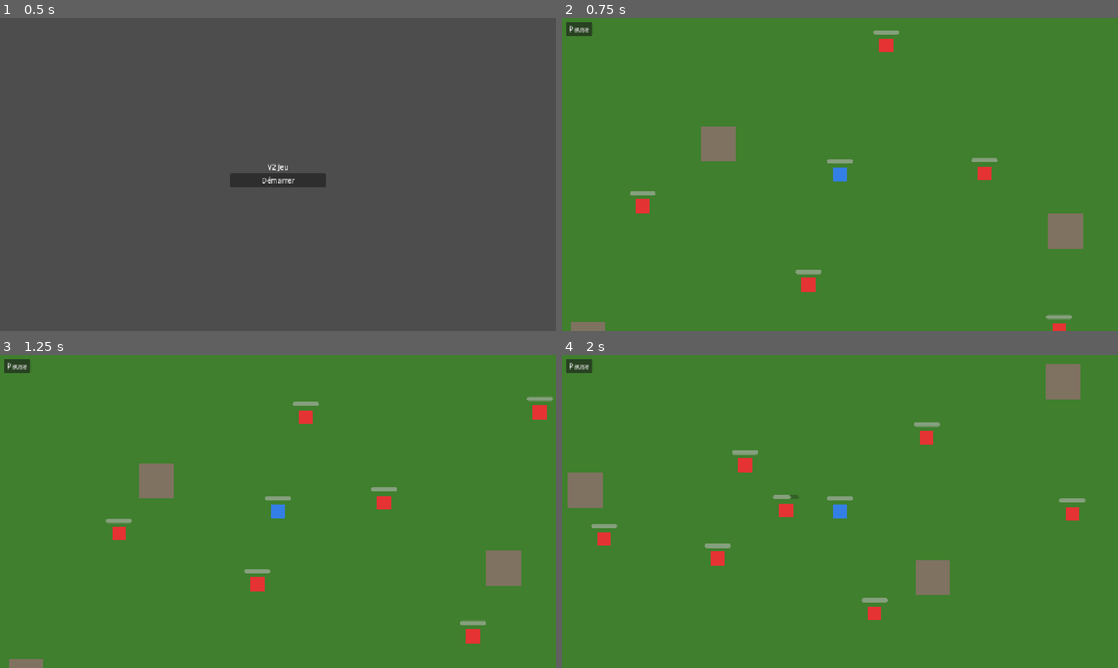
Above: before the commit, frames 1-4 (two rows, left to right).
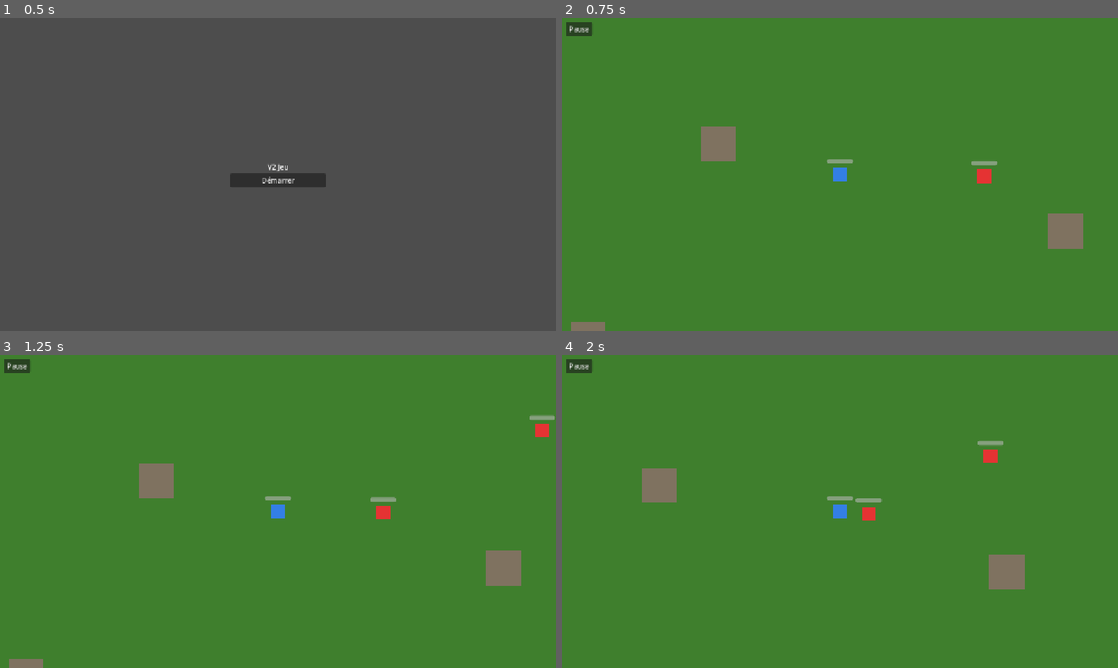
Above: after the commit, the same moments.

Repository: zwentty/v-2-jeu
Game: Godot game, scene res://scenes/menus/menu.tscn
Same seed, same stepped clock (60 frames per second), same inputs: the game is played once before the commit and once after it.
Inputs (mouse positions are in pixels of both pictures, inside the frame that each line leads up to):
- Up to frame 1 (0.5 s): no input
- Up to frame 2 (0.75 s): click "Démarrer" at 0.5 s
- Up to frame 3 (1.25 s): no input
- Up to frame 4 (2 s): tap Enter at 1.25 s; move the mouse to (962, 495) at 1.27 s; hold D from 1.28 s (still down); tap Z at 1.35 s; click (962, 495) at 1.42 s

Frame 1 is identical in both runs. In frame 2, 0.8% of the frame differs, in the area x 12-92%, y 4-100%; in frame 3, 1.3%; in frame 4, 5.1%, in the area x 1-95%, y 2-85%.

Commit message:
version 2 du déplacement des ennemies
Co-authored-by: Copilot <copilot@github.com>

Diff:
--- a/scenes/enemy/enemy.gd
+++ b/scenes/enemy/enemy.gd
@@ -101,32 +101,14 @@
 
 	var dist = global_position.distance_to(player.global_position)
 
-	# Peu importe le rôle : si à portée d'attaque, on attaque
+	# Si à portée d'attaque, on attaque
 	if dist < ATTACK_DISTANCE and attack_timer <= 0 and EnemyManager.can_attack(self):
 		state = State.ATTACK
 		windup_timer = attack_windup
 		return
 
-	# Le rôle est dynamique : le manager le recalcule chaque frame
-	var role = EnemyManager.get_role(self)
-
-	if role == EnemyManager.Role.PRESSURE:
-		_move_pressure()
-	else:
-		_move_flank()
-
-func _move_pressure() -> void:
-	_navigate_to(player.global_position)
-	_face_player()
-
-func _move_flank() -> void:
-	var dir_to_player = global_position.direction_to(player.global_position)
-	var side = EnemyManager.get_side(self)
-	var ratio = EnemyManager.get_flank_ratio(self)
-	var lateral = dir_to_player.rotated(PI / 2.0 if side == EnemyManager.Side.RIGHT else -PI / 2.0)
-	# Mélange entre direction vers joueur et direction latérale
-	var mixed_dir = (dir_to_player * ratio + lateral * (1.0 - ratio)).normalized()
-	var target = global_position + mixed_dir * 300.0
+	# Naviguer vers la position cible assignée par le manager
+	var target = EnemyManager.get_target_position(self)
 	_navigate_to(target)
 	_face_player()
 
--- a/scenes/player/player.gd
+++ b/scenes/player/player.gd
@@ -16,7 +16,7 @@
 # -----------------------------------------------------------------------------
 
 # Vitesse de déplacement du joueur en pixels par seconde
-const SPEED = 450.0
+const SPEED = 200.0
 
 # Durée d'invincibilité après avoir reçu un coup (en secondes)
 const INVINCIBLE_DURATION = 1.0
--- a/scenes/world/world.tscn
+++ b/scenes/world/world.tscn
@@ -284,36 +284,6 @@
 [node name="Enemy9" parent="." unique_id=318870962 instance=ExtResource("2")]
 position = Vector2(4200, 1100)
 
-[node name="Enemy10" parent="." instance=ExtResource("2")]
-position = Vector2(800, 800)
-
-[node name="Enemy11" parent="." instance=ExtResource("2")]
-position = Vector2(1400, 400)
-
-[node name="Enemy12" parent="." instance=ExtResource("2")]
-position = Vector2(1800, 1100)
-
-[node name="Enemy13" parent="." instance=ExtResource("2")]
-position = Vector2(600, 300)
-
-[node name="Enemy14" parent="." instance=ExtResource("2")]
-position = Vector2(2300, 700)
-
-[node name="Enemy15" parent="." instance=ExtResource("2")]
-position = Vector2(1200, 1000)
-
-[node name="Enemy16" parent="." instance=ExtResource("2")]
-position = Vector2(3500, 400)
-
-[node name="Enemy17" parent="." instance=ExtResource("2")]
-position = Vector2(4000, 600)
-
-[node name="Enemy18" parent="." instance=ExtResource("2")]
-position = Vector2(4400, 900)
-
-[node name="Enemy19" parent="." instance=ExtResource("2")]
-position = Vector2(3100, 1200)
-
 [node name="MaskRoom1" type="Polygon2D" parent="." unique_id=1921836404]
 visible = false
 color = Color(0.5, 0.5, 0.5, 1)
--- a/scripts/enemy_manager.gd
+++ b/scripts/enemy_manager.gd
@@ -1,36 +1,40 @@
 extends Node
 
-enum Role { PRESSURE, FLANK }
-enum Side { LEFT, RIGHT }
+enum Role { INTERCEPT, FLANK_LEFT, FLANK_RIGHT, CHASE }
 
 const MAX_ATTACKERS := 2
-const CLOSE_DISTANCE := 100.0
+const UPDATE_RATE := 0.5
+const PREDICT_TIME := 0.8
+const INTERCEPT_DISTANCE := 330.0
+const FLANK_DISTANCE := 270.0
+const CHASE_DISTANCE := 230.0
+const ENCIRCLE_ZONE_RATIO := 0.75
+const RUSH_DURATION := 2.0
 
 var _enemies: Array[Node] = []
 var _roles: Dictionary = {}
-var _sides: Dictionary = {}
-var _flank_ratios: Dictionary = {}
+var _target_positions: Dictionary = {}
 var _player: Node2D = null
+var _timer: float = 0.0
+var _rush_mode: bool = false
+var _rush_cooldown: float = 0.0
 
 func register(enemy: Node) -> void:
 	if enemy in _enemies:
 		return
 	_enemies.append(enemy)
+	enemy.set_meta("assigned", false)
 
 func unregister(enemy: Node) -> void:
 	_enemies.erase(enemy)
 	_roles.erase(enemy.get_instance_id())
-	_sides.erase(enemy.get_instance_id())
-	_flank_ratios.erase(enemy.get_instance_id())
+	_target_positions.erase(enemy.get_instance_id())
 
 func get_role(enemy: Node) -> Role:
-	return _roles.get(enemy.get_instance_id(), Role.PRESSURE)
+	return _roles.get(enemy.get_instance_id(), Role.CHASE)
 
-func get_side(enemy: Node) -> Side:
-	return _sides.get(enemy.get_instance_id(), Side.LEFT)
-
-func get_flank_ratio(enemy: Node) -> float:
-	return _flank_ratios.get(enemy.get_instance_id(), 0.6)
+func get_target_position(enemy: Node) -> Vector2:
+	return _target_positions.get(enemy.get_instance_id(), _player.global_position if _player else Vector2.ZERO)
 
 func can_attack(_enemy: Node) -> bool:
 	var count := 0
@@ -39,12 +43,20 @@
 			count += 1
 	return count < MAX_ATTACKERS
 
-func _process(_delta: float) -> void:
+func _process(delta: float) -> void:
 	_find_player()
 	if _player == null:
 		return
 	_cleanup()
-	_reassign_roles()
+
+	# Décrémenter le cooldown du mode rush
+	if _rush_cooldown > 0.0:
+		_rush_cooldown -= delta
+
+	_timer += delta
+	if _timer >= UPDATE_RATE:
+		_timer = 0.0
+		_reassign_roles()
 
 func _find_player() -> void:
 	if _player != null and is_instance_valid(_player):
@@ -59,75 +71,116 @@
 	if _enemies.size() == 0 or _player == null:
 		return
 
-	var sorted = _enemies.duplicate()
-	sorted.sort_custom(func(a, b):
-		return a.global_position.distance_squared_to(_player.global_position) < b.global_position.distance_squared_to(_player.global_position)
-	)
+	# Prédiction de la position future du joueur
+	var player_velocity = _player.velocity
+	var player_dir = Vector2.RIGHT
 
-	_roles.clear()
-	_sides.clear()
-	_flank_ratios.clear()
+	if player_velocity.length() > 10:
+		player_dir = player_velocity.normalized()
 
-	# Séparer les ennemis en deux catégories
-	var pressures: Array[Node] = []
-	var flankers: Array[Node] = []
+	var future_pos = _player.global_position + player_velocity * PREDICT_TIME
 
-	for enemy in sorted:
-		var dist = enemy.global_position.distance_to(_player.global_position)
-		# Si < 200px ou le plus proche, devient PRESSURE
-		if dist < CLOSE_DISTANCE or pressures.size() == 0:
-			pressures.append(enemy)
-			_roles[enemy.get_instance_id()] = Role.PRESSURE
-		else:
-			flankers.append(enemy)
-			_roles[enemy.get_instance_id()] = Role.FLANK
+	# Vérifier si le joueur est encerclé
+	var is_encircled = _is_player_encircled()
 
-	# Le premier pressure sert de référence pour les calculs
-	var reference_enemy = pressures[0] if pressures.size() > 0 else null
+	# Activer le mode rush si encerclé
+	if is_encircled:
+		_rush_mode = true
+		_rush_cooldown = RUSH_DURATION
 
-	# Collecter les flankers avec leurs distances perpendiculaires
-	var flankers_with_dist: Array[Dictionary] = []
+	# Désactiver le mode rush si le cooldown est écoulé
+	if _rush_cooldown <= 0.0:
+		_rush_mode = false
 
-	for enemy in flankers:
-		if reference_enemy and _player:
-			var line_dir = reference_enemy.global_position.direction_to(_player.global_position)
-			var to_enemy = reference_enemy.global_position.direction_to(enemy.global_position)
-			# Produit vectoriel pour savoir si à gauche ou droite
-			var cross = line_dir.x * to_enemy.y - line_dir.y * to_enemy.x
-			_sides[enemy.get_instance_id()] = Side.RIGHT if cross > 0 else Side.LEFT
-			# Distance perpendiculaire à la ligne
-			var perp_dist = abs(cross) * reference_enemy.global_position.distance_to(enemy.global_position)
-			flankers_with_dist.append({"enemy": enemy, "dist": perp_dist})
-		else:
-			_sides[enemy.get_instance_id()] = Side.LEFT
-			flankers_with_dist.append({"enemy": enemy, "dist": 0.0})
+	# Mode rush : tous les ennemis foncent sur le joueur
+	if _rush_mode:
+		for enemy in _enemies:
+			_roles[enemy.get_instance_id()] = Role.INTERCEPT
+			_target_positions[enemy.get_instance_id()] = future_pos
+			enemy.set_meta("assigned", true)
+		print("RUSH MODE ACTIVE - Cooldown: ", "%.1f" % _rush_cooldown, "s")
+		return
 
-	# Séparer les flankers par côté
-	if flankers_with_dist.size() > 0:
-		var left_flankers: Array[Dictionary] = []
-		var right_flankers: Array[Dictionary] = []
+	# Positions cibles pour chaque rôle
+	var role_positions = {
+		Role.INTERCEPT: future_pos + player_dir * INTERCEPT_DISTANCE,
+		Role.FLANK_LEFT: future_pos + player_dir.rotated(-PI / 2.0) * FLANK_DISTANCE,
+		Role.FLANK_RIGHT: future_pos + player_dir.rotated(PI / 2.0) * FLANK_DISTANCE,
+	}
 
-		for item in flankers_with_dist:
-			var side = _sides[item["enemy"].get_instance_id()]
-			if side == Side.LEFT:
-				left_flankers.append(item)
-			else:
-				right_flankers.append(item)
+	# Reset des assignations
+	for enemy in _enemies:
+		enemy.set_meta("assigned", false)
 
-		# Trier chaque côté par distance perpendiculaire
-		left_flankers.sort_custom(func(a, b): return a["dist"] < b["dist"])
-		right_flankers.sort_custom(func(a, b): return a["dist"] < b["dist"])
+	# Assigner les rôles prioritaires
+	_assign_best_enemy(Role.INTERCEPT, role_positions[Role.INTERCEPT])
+	_assign_best_enemy(Role.FLANK_LEFT, role_positions[Role.FLANK_LEFT])
+	_assign_best_enemy(Role.FLANK_RIGHT, role_positions[Role.FLANK_RIGHT])
 
-		# Attribuer les ratios pour LEFT : le plus loin contourne le plus
-		for i in left_flankers.size():
-			var t = float(i) / max(1, left_flankers.size() - 1)
-			var ratio = lerp(0.85, 0.2, t)  # Plus l'index est élevé, plus le ratio est faible
-			_flank_ratios[left_flankers[i]["enemy"].get_instance_id()] = ratio
-			print("LEFT Flanker ", i, "/", left_flankers.size(), " - Dist: ", int(left_flankers[i]["dist"]), " - Ratio: ", "%.2f" % ratio)
+	# Le reste = CHASE (derrière le joueur)
+	for enemy in _enemies:
+		if enemy.get_meta("assigned"):
+			continue
 
-		# Attribuer les ratios pour RIGHT : le plus loin contourne le plus
-		for i in right_flankers.size():
-			var t = float(i) / max(1, right_flankers.size() - 1)
-			var ratio = lerp(0.85, 0.2, t)
-			_flank_ratios[right_flankers[i]["enemy"].get_instance_id()] = ratio
-			print("RIGHT Flanker ", i, "/", right_flankers.size(), " - Dist: ", int(right_flankers[i]["dist"]), " - Ratio: ", "%.2f" % ratio)
+		_roles[enemy.get_instance_id()] = Role.CHASE
+		_target_positions[enemy.get_instance_id()] = future_pos - player_dir * CHASE_DISTANCE
+		enemy.set_meta("assigned", true)
+
+func _is_player_encircled() -> bool:
+	if _enemies.size() < 3 or _player == null:
+		return false
+
+	# Vérifier la couverture angulaire autour du joueur
+	var angles: Array[float] = []
+
+	for enemy in _enemies:
+		var dir = _player.global_position.direction_to(enemy.global_position)
+		var angle = dir.angle()
+		angles.append(angle)
+
+	if angles.size() < 3:
+		return false
+
+	angles.sort()
+
+	# Calculer le plus grand écart entre les angles
+	var max_gap = 0.0
+	for i in angles.size():
+		var next_i = (i + 1) % angles.size()
+		var gap = angles[next_i] - angles[i]
+		if next_i == 0:  # Dernier vers premier (boucle autour de TAU)
+			gap += TAU
+		max_gap = max(max_gap, gap)
+
+	# Écart maximum acceptable dépend du nombre d'ennemis
+	# Plus il y a d'ennemis, plus on tolère un grand écart
+	# 3 ennemis: 140° | 4 ennemis: 160° | 5+ ennemis: 180°
+	var max_acceptable_gap = lerp(PI * 0.78, PI, min((_enemies.size() - 3) / 2.0, 1.0))
+
+	print("Enemies: ", _enemies.size(), " | Max gap: ", rad_to_deg(max_gap), "° | Acceptable: ", rad_to_deg(max_acceptable_gap), "° | Encircled: ", max_gap < max_acceptable_gap)
+	return max_gap < max_acceptable_gap
+
+func _assign_best_enemy(role: Role, target_pos: Vector2) -> void:
+	var best_enemy = null
+	var best_score = INF
+
+	for enemy in _enemies:
+		if enemy.get_meta("assigned"):
+			continue
+
+		var dist = enemy.global_position.distance_to(target_pos)
+
+		# Bonus si garde son rôle actuel (stabilité)
+		if _roles.get(enemy.get_instance_id(), -1) == role:
+			dist -= 50.0
+
+		if dist < best_score:
+			best_score = dist
+			best_enemy = enemy
+
+	if best_enemy == null:
+		return
+
+	_roles[best_enemy.get_instance_id()] = role
+	_target_positions[best_enemy.get_instance_id()] = target_pos
+	best_enemy.set_meta("assigned", true)
